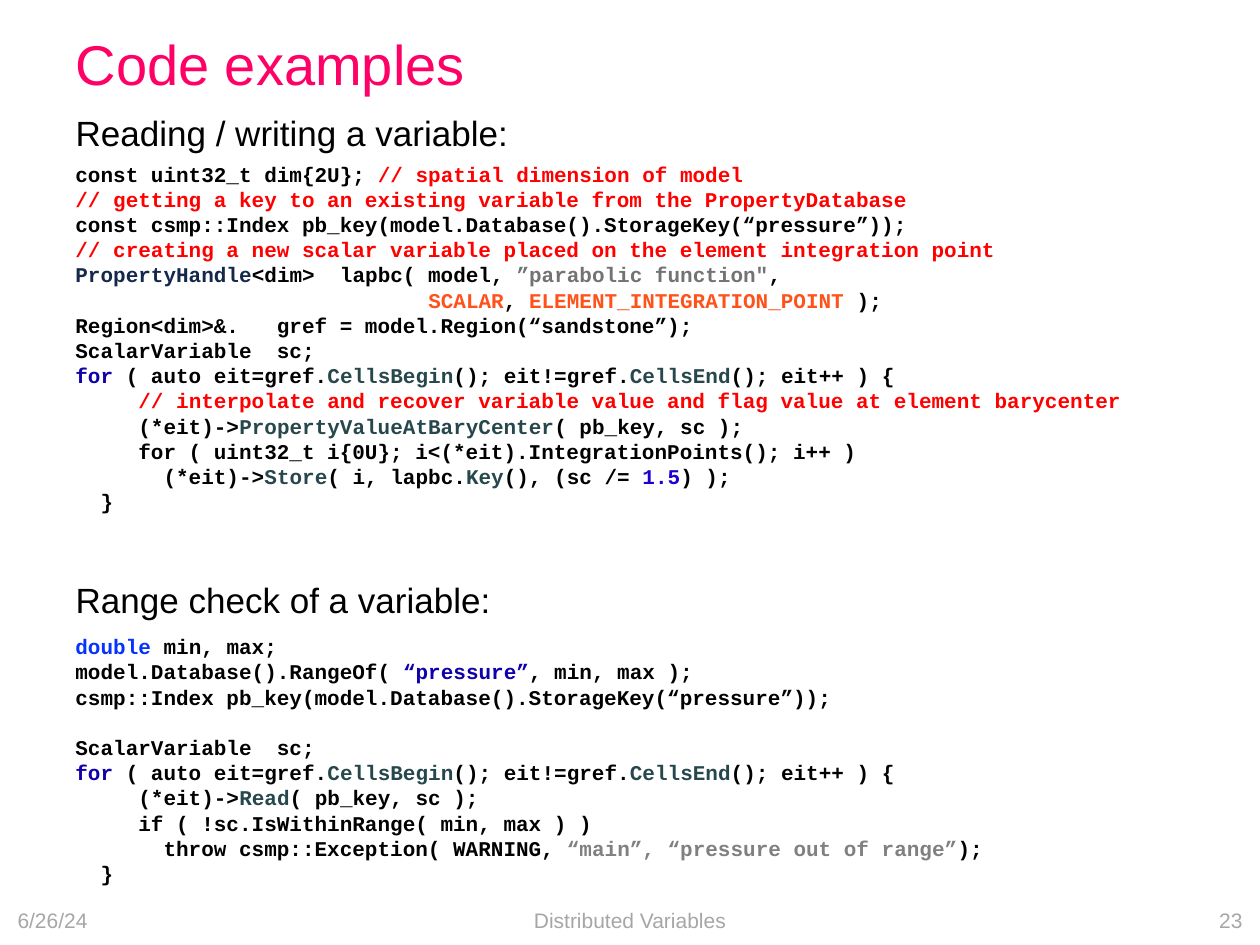
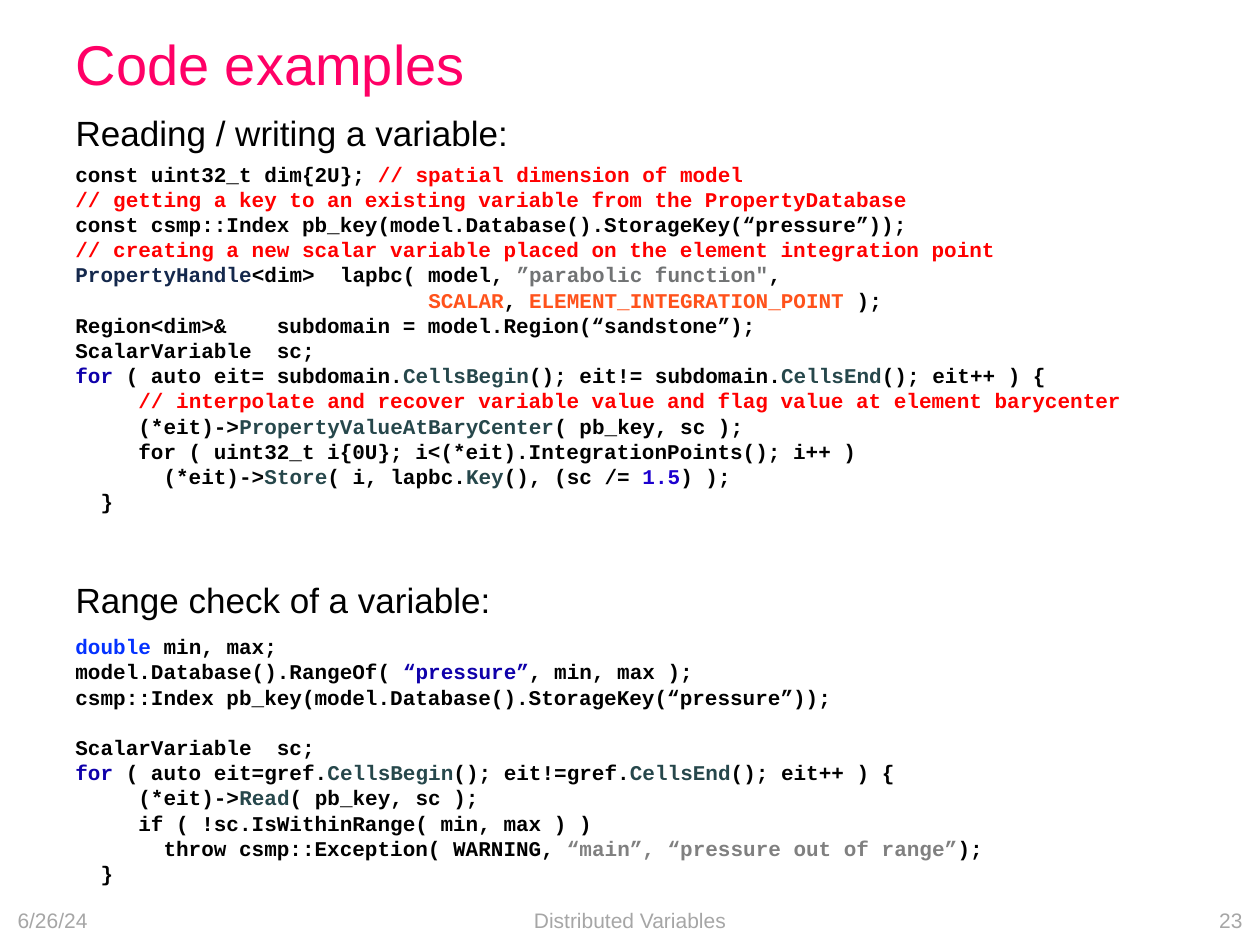
Before and after one commit to openCSMP/openCSMP, a slide deck: slide 23 of doc/Open_CSMP_detailed_overview.pptx. Drawn at 1260x945 pixels with LibreOffice and Linux fonts; fonts in the diff are those of the drawing. Boxes give left, top, right and bottom in pixels: in the first picture for what was removed or moved away, otherwise in the second. Text is boxed around its words. In the diff, an @@ line names an element or a change of style, - is before the commit and + after.

```diff
--- a/doc/Open_CSMP_detailed_overview.pptx
+++ b/doc/Open_CSMP_detailed_overview.pptx
@@ text at bbox=[75, 318, 755, 338]: text changed @@
-Region<dim>&. gref = model.Region(“sandstone”);
+Region<dim>& subdomain = model.Region(“sandstone”);
@@ text at bbox=[75, 368, 995, 388]: text changed @@
-for ( auto eit=gref.CellsBegin(); eit!=gref.CellsEnd(); eit++ ) {
+for ( auto eit= subdomain.CellsBegin(); eit!= subdomain.CellsEnd(); eit++ ) {
```
Also in this commit, not shown: 24 other files.
